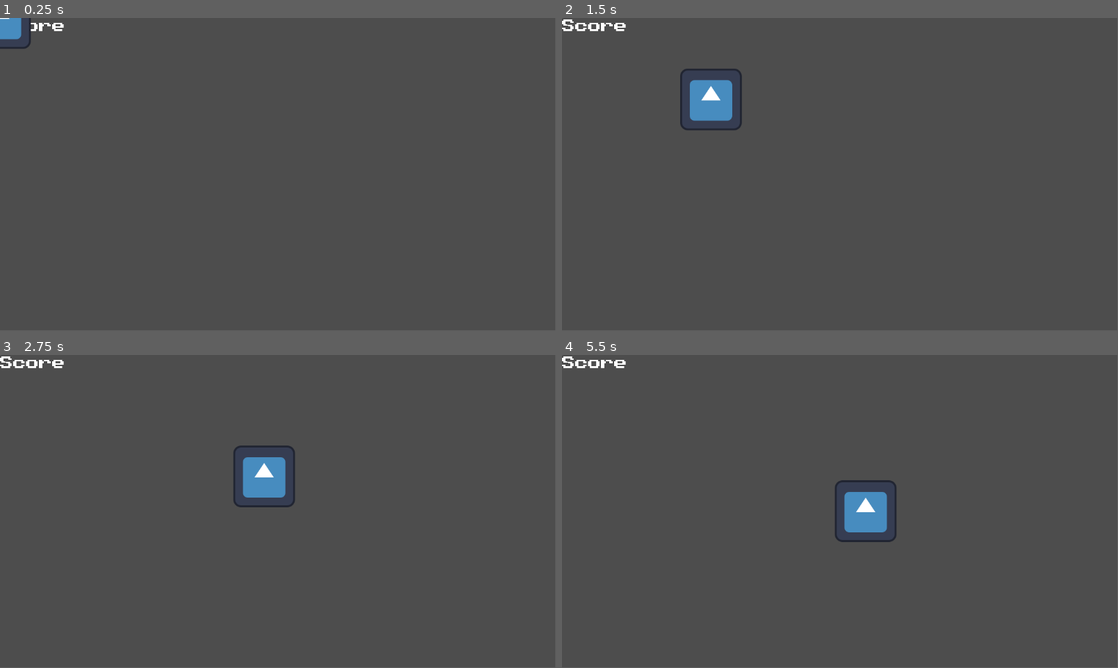
Above: before the commit, frames 1-4 (two rows, left to right).
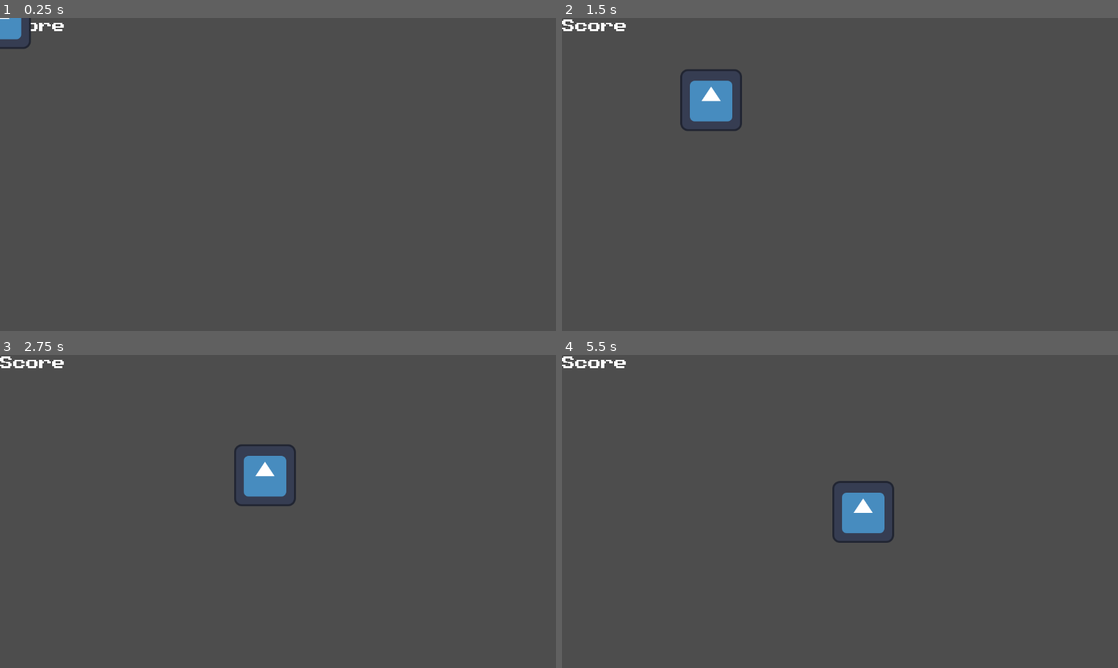
Above: after the commit, the same moments.

Repository: y1z/godot-wild-jam-84-submetions
Game: Godot game, scene res://Scenes/main.tscn
Two runs of this game, one before a commit and one after it. Both use one fixed random seed, a clock stepped at 60 frames per second and the inputs below. The engine's default icon, where the game draws it, is replaced by a stand-in: a white triangle on a blue panel in a dark square.
Inputs (mouse positions are in pixels of both pictures, inside the frame that each line leads up to):
- Up to frame 1 (0.25 s): no input
- Up to frame 2 (1.5 s): tap Enter at 0.5 s; move the mouse to (962, 158) at 0.52 s; press the mouse at (962, 158) at 0.53 s; release the mouse at (962, 158) at 1.25 s; drag from (728, 190) to (812, 237) at 1.27 s
- Up to frame 3 (2.75 s): move the mouse to (333, 442) at 2.02 s; tap F at 2.1 s; click (333, 442) at 2.17 s
- Up to frame 4 (5.5 s): drag from (812, 574) to (673, 464) at 2.77 s; move the mouse to (1006, 558) at 3.52 s; tap Enter at 3.6 s; click (1006, 558) at 3.67 s; drag from (673, 464) to (756, 433) at 4.27 s; move the mouse to (867, 511) at 5.02 s; press the mouse at (867, 511) at 5.03 s
In our replay, the window is 799x449 before the commit and 800x450 after it. These sizes can differ from the game's own. Grey fills any space a smaller window leaves; there, only what the larger window draws over its background counts as a difference.

The runs differ from the first frame. In frame 1, less than 0.1% of the frame differs, in the area x 9-12%, y 1-5%; in frame 2, 0.2%; in frame 3, 0.4%; in frame 4, 0.6%, in the area x 9-61%, y 1-60%.

Commit message:
Update export

Diff:
--- a/Scripts/critter.gd
+++ b/Scripts/critter.gd
@@ -7,15 +7,17 @@
 	Safe,
 	Danger
 }
-# region const
+#region const
 const minimum_speed = 400.0;
-# endregion
+#endregion
 
+#region var
 @export_group("VARIABLES")
 @export var type : critter_type = critter_type.NONE
 @export var direction :Vector2;
 @export var target :Vector2 = position
 @export var speed :float = 0
+#endregion
 
 var collision_shape : RectangleShape2D;
 
@@ -28,14 +30,13 @@
 	pass
 
 func _input(event):
-	# Use is_action_pressed to only accept single taps as input instead of mouse drags.
 	if event.is_action_pressed(&"l_click"):
 		target = get_global_mouse_position()
 
+
+
 func _physics_process(delta):
 	velocity = position.direction_to(target) * speed
-	# look_at(target)
-	#collision_shape.get_rect().get
 
 	if collision_shape.get_rect().has_point(to_local(get_global_mouse_position()) ):
 		print("is inside rectangle")
--- a/project.godot
+++ b/project.godot
@@ -10,7 +10,7 @@
 
 [application]
 
-config/name="template"
+config/name="Wild"
 run/main_scene="uid://dcj8i1iuuxwol"
 config/features=PackedStringArray("4.5", "GL Compatibility")
 config/icon="res://icon.svg"
@@ -18,6 +18,10 @@
 [autoload]
 
 Util="*res://Scripts/util.gd"
+
+[display]
+
+window/stretch/mode="viewport"
 
 [editor_plugins]
 
Not shown, added: export_presets.cfg
